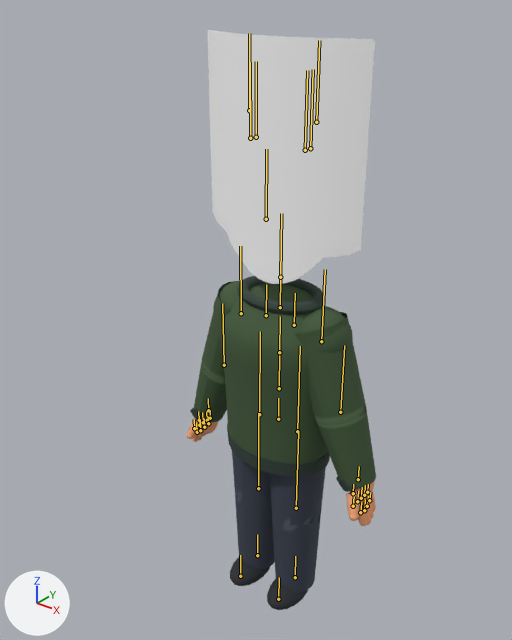
An edit to the glTF model public/assets/avatar.glb, drawn before and after from the same camera.
Both versions are drawn from a camera (50 mm lens) standing at (1.42, -1.92, 1.35) and looking at (-0.02, -0.12, 0.23). Arrows for +X, +Y and +Z are at lower left; the lights stay in place. The picture after the commit comes second. The bones that bend it are drawn over the model as lines.
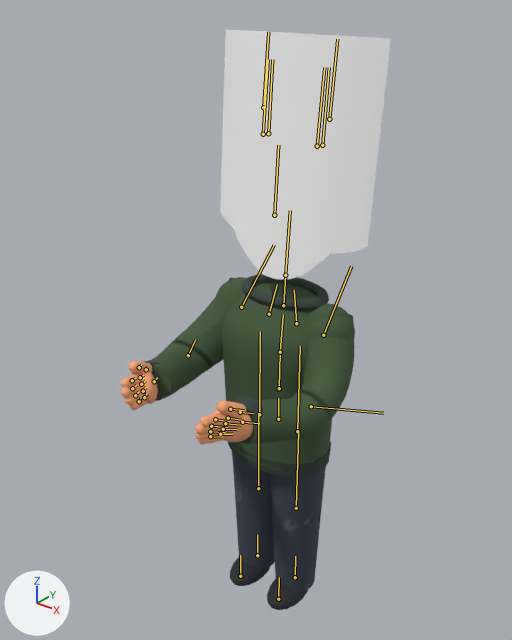
The newer file adds an action. The first version stands in its rest pose; the second is drawn at frame 2 of the action 'Applause'.

Pixel boxes [x1, y1, x2, y2] of what changed, in the pictures (512 x 640 px):
'Mesh_0', posed (43% wider): before [187, 30, 376, 610]; after [121, 29, 391, 610]
bone 'Spine', root to tip: before (279, 388) to (279, 352); after (279, 388) to (280, 352)
bone 'Chest', root to tip: before (279, 352) to (280, 316); after (280, 352) to (283, 315)
bone 'Neck', root to tip: before (280, 307) to (280, 277); after (283, 305) to (285, 275)
bone 'Shoulder_L', root to tip: before (294, 325) to (295, 293); after (296, 323) to (294, 290)
bone 'UpperArm_L', root to tip: before (321, 341) to (325, 269); after (323, 335) to (351, 266)
bone 'LowerArm_L', root to tip: before (340, 412) to (344, 345); after (311, 406) to (383, 413)
bone 'Hand_L', root to tip: before (358, 479) to (359, 466); after (242, 422) to (259, 423)
bone 'Thumb1_L', root to tip: before (353, 493) to (353, 484); after (240, 412) to (253, 413)
bone 'Shoulder_R', root to tip: before (266, 315) to (266, 284); after (269, 314) to (277, 284)
bone 'UpperArm_R', root to tip: before (241, 313) to (240, 246); after (241, 307) to (274, 245)
bone 'LowerArm_R', root to tip: before (224, 365) to (222, 303); after (188, 355) to (195, 339)
bone 'Hand_R', root to tip: before (208, 410) to (208, 398); after (154, 381) to (157, 377)
bone 'Thumb1_R', root to tip: before (199, 420) to (198, 411); after (146, 369) to (148, 366)

What the commit changed:
Bone 'Spine' (bone_spine) turns from (0, 0, 0) to (-2, 0, 0) degrees about its own x, y and z.
Bone 'Chest' (bone_chest) turns from (0, 0, 0) to (-3, 0, 0) degrees about its own x, y and z.
Bone 'Neck' (bone_neck) turns from (0, 0, 0) to (1, 0, 0) degrees about its own x, y and z.
Bone 'Shoulder_L' (bone_shoulder_l) turns from (0, 0, 0) to (-1, -5, 12) degrees about its own x, y and z.
Bone 'UpperArm_L' (bone_upperarm_l) turns from (0, 0, 0) to (-39, -16, 8) degrees about its own x, y and z.
Bone 'LowerArm_L' (bone_lowerarm_l) turns from (0, 0, 0) to (-69, 4, -42) degrees about its own x, y and z.
Bone 'Hand_L' (bone_hand_l) turns from (0, 0, 0) to (-3, -5, 3) degrees about its own x, y and z.
Bone 'Thumb1_L' (bone_thumb1_l) turns from (0, 0, 0) to (1, -11, -3) degrees about its own x, y and z.
Bone 'Shoulder_R' (bone_shoulder_r) turns from (0, 0, 0) to (-1, 5, -12) degrees about its own x, y and z.
Bone 'UpperArm_R' (bone_upperarm_r) turns from (0, 0, 0) to (-39, 16, -8) degrees about its own x, y and z.
Bone 'LowerArm_R' (bone_lowerarm_r) turns from (0, 0, 0) to (-69, -4, 42) degrees about its own x, y and z.
Bone 'Hand_R' (bone_hand_r) turns from (0, 0, 0) to (-3, 5, -3) degrees about its own x, y and z.
Bone 'Thumb1_R' (bone_thumb1_r) turns from (0, 0, 0) to (1, 11, 3) degrees about its own x, y and z.
